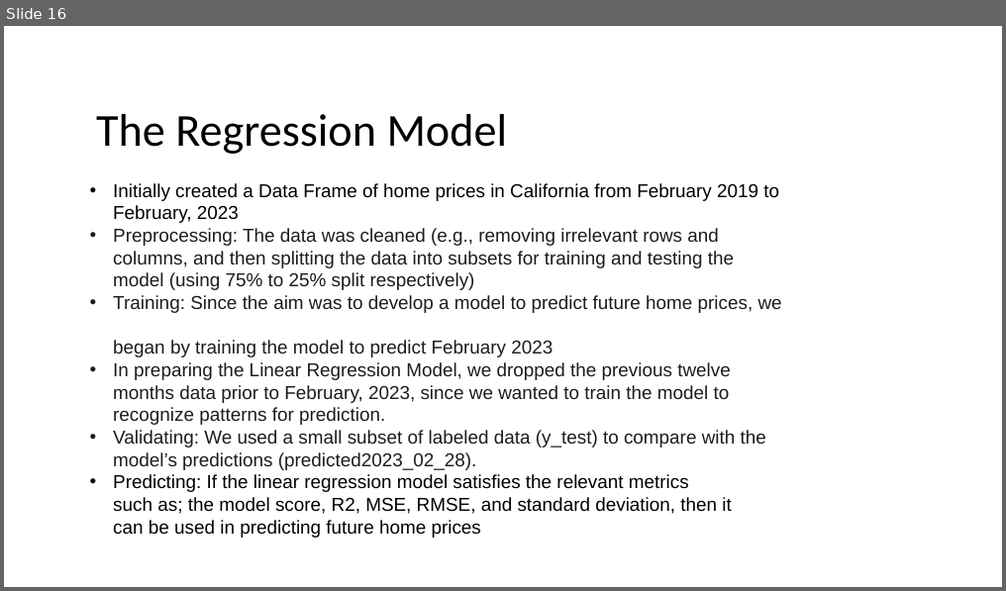
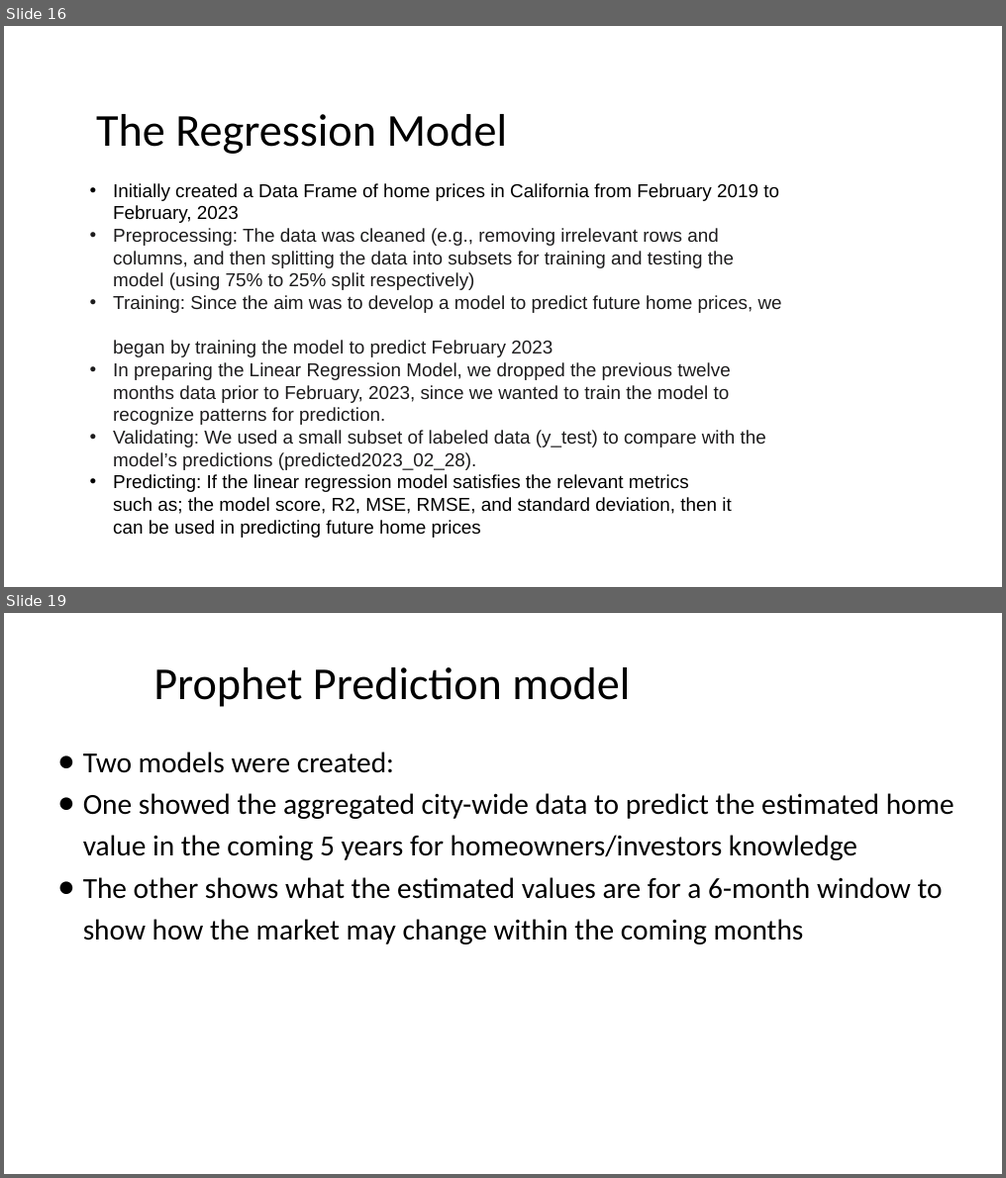
Before and after one commit to Ray54111/Housing-Prices-Machine-Learning-Project, a slide deck: Housing Price prediction.pptx. Shown one above the other, each under a label of ours: slide 16 before the commit, slides 16 and 19 after it; the slides between them are not shown. The pictures are 1006x591 and 1006x1178 pixels, drawn with LibreOffice and Linux fonts; fonts in the diff are those of the drawing. Boxes give left, top, right and bottom in pixels: in the first picture for what was removed or moved away, otherwise in the second. Text is boxed around its words. In the diff, an @@ line names an element or a change of style, - is before the commit and + after.

```diff
--- a/Housing Price prediction.pptx
+++ b/Housing Price prediction.pptx
@@ slide 19 added at [4, 613, 1002, 1174], background #FFFFFF @@
@@ title added at [153, 667, 630, 707], 44 pt, text #000000 @@
+Prophet Prediction model
@@ text added at [83, 752, 954, 945], 28 pt, text #000000 @@
+● Two models were created:
+● One showed the aggregated city-wide data to predict the estimated home value in the coming 5 years for homeowners/investors knowledge
+● The other shows what the estimated values are for a 6-month window to show how the market may change within the coming months
```
Also in this commit, not shown: 1 slide changed, 4 other slides added, 1 slide removed, 5 other files.
